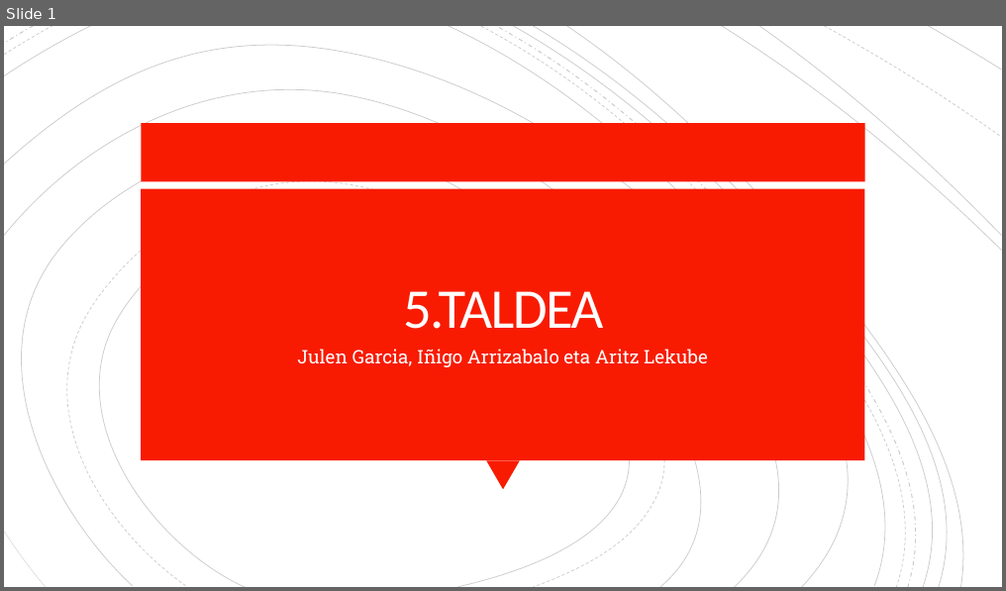
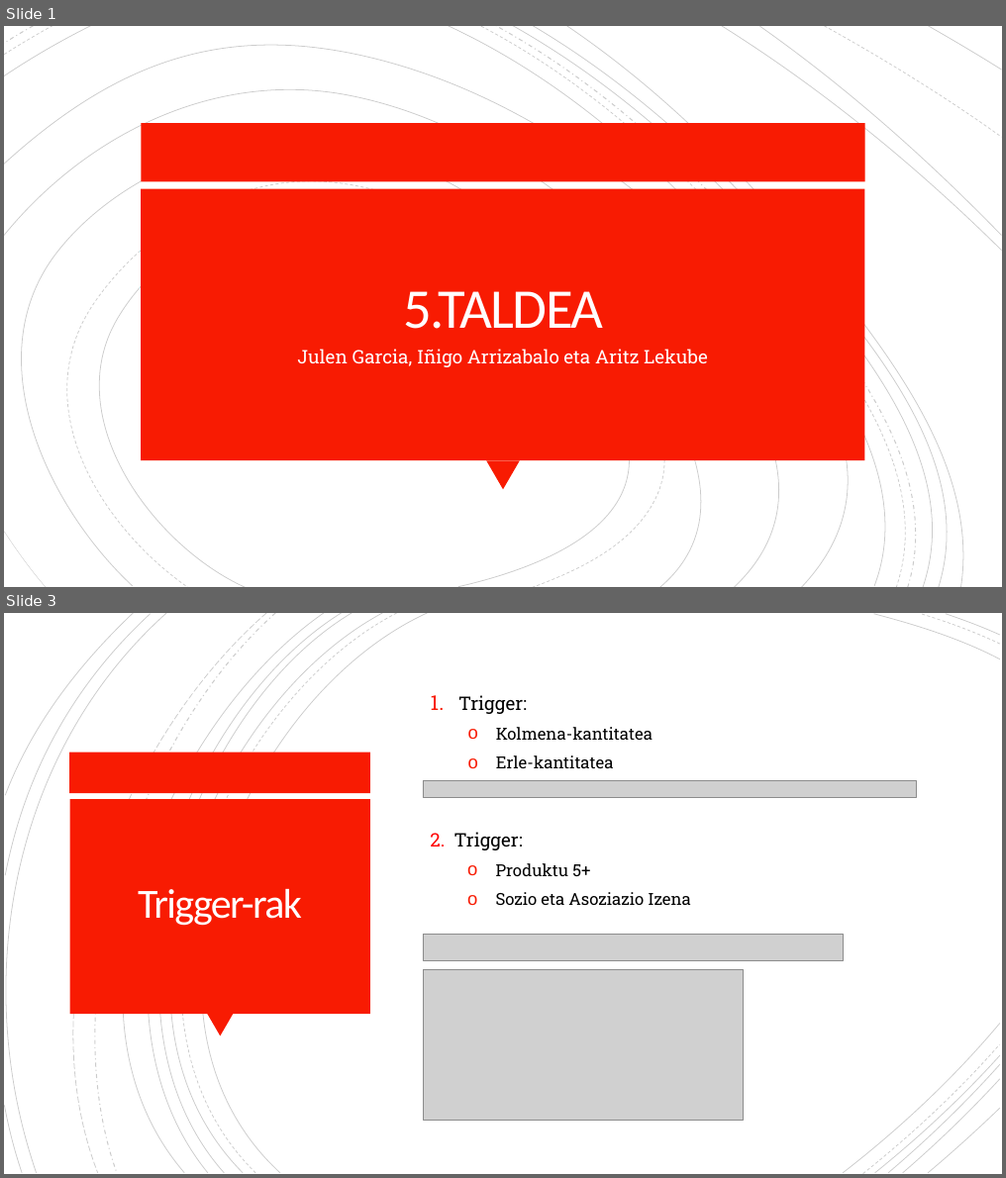
Before and after one commit to OceansForce/Erronka_5_Taldea, a slide deck: Aurkezpena/Aurkezpena_5.taldea_2.sprint.pptx. Shown one above the other, each under a label of ours: slide 1 before the commit, slides 1 and 3 after it; the slides between them are not shown. The pictures are 1006x591 and 1006x1178 pixels, drawn with LibreOffice and Linux fonts; fonts in the diff are those of the drawing; grey boxes stand for pictures. Boxes give left, top, right and bottom in pixels: in the first picture for what was removed or moved away, otherwise in the second. Text is boxed around its words. In the diff, an @@ line names an element or a change of style, - is before the commit and + after.

```diff
--- a/Aurkezpena/Aurkezpena_5.taldea_2.sprint.pptx
+++ b/Aurkezpena/Aurkezpena_5.taldea_2.sprint.pptx
@@ slide 3 added at (4,613,1002,1174), background #FFFFFF @@
@@ group added at (4,613,1000,1174): 21 freeform shapes @@
@@ text added at (458,695,652,768), 16 pt, text #000000 @@
+1. Trigger:
+  o Kolmena-kantitatea
+  o Erle-kantitatea
@@ rectangle added at (70,753,371,793), fill #F81B02 @@
@@ picture added at (423,780,917,798) @@
@@ rectangle added at (70,799,370,1014), fill #F81B02 @@
@@ text added at (430,832,690,905), 16 pt, text #000000 @@
+2. Trigger:
+  o Produktu 5+
+  o Sozio eta Asoziazio Izena
@@ title added at (138,889,302,926), 40 pt, text #FFFEFF @@
+Trigger-rak
@@ picture added at (423,934,843,961) @@
@@ picture added at (423,970,744,1121) @@
@@ triangle added at (207,1014,233,1037), fill #F81B02 @@
```
Also in this commit, not shown: 14 other slides added, 1 slide removed, 2 other files.
